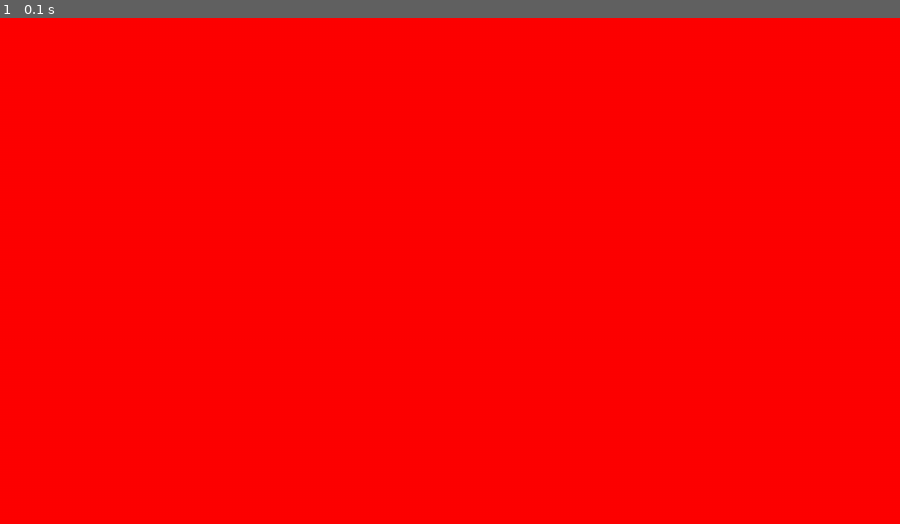
Above: before the commit, frame 1.
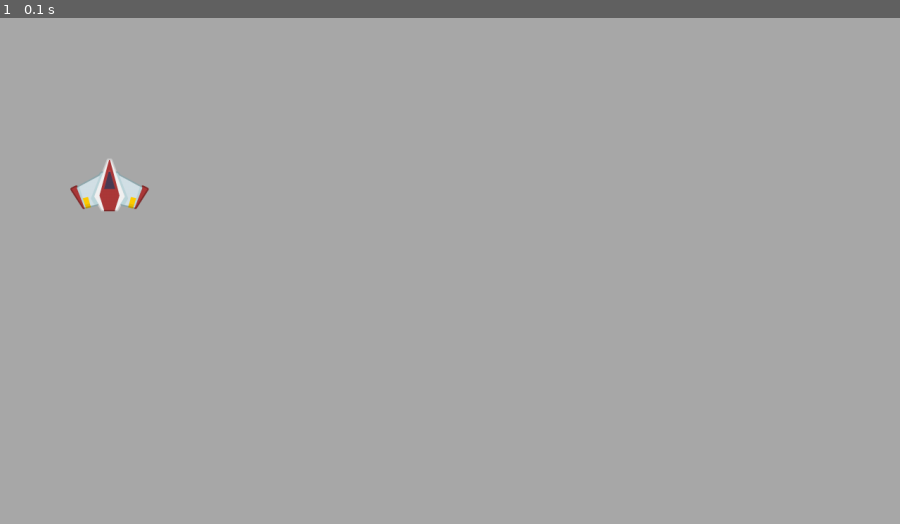
Above: after the commit, the same moment.

Repository: EZam1992/Pygame-Space-Shooter-
Game: pygame game, started from main.py
Same seed, same stepped clock (60 frames per second), same inputs: the game is played once before the commit and once after it.
Inputs:
- Up to frame 1 (0.1 s): no input

The runs differ from the first frame. In frame 1, 100% of the frame differs, in the area x 0-100%, y 0-100%.

Commit message:
added player surface

Diff:
--- a/main.py
+++ b/main.py
@@ -6,6 +6,12 @@
 display_surface = pygame.display.set_mode((WINDOW_WIDTH, WINDOW_HEIGHT))
 pygame.display.set_caption("Space Shooter")
 running = True
+
+# surface
+surf = pygame.Surface((100, 200))
+
+#importing an image
+player_surf = pygame.image.load('space shooter/images/player.png')
 
 while running:
     # event loop
@@ -16,7 +22,8 @@
 
 
     #draw the game
-    display_surface.fill("red")
+    display_surface.fill("darkgray")
+    display_surface.blit(player_surf, (100, 200))
     pygame.display.update()
 
 pygame.quit()
